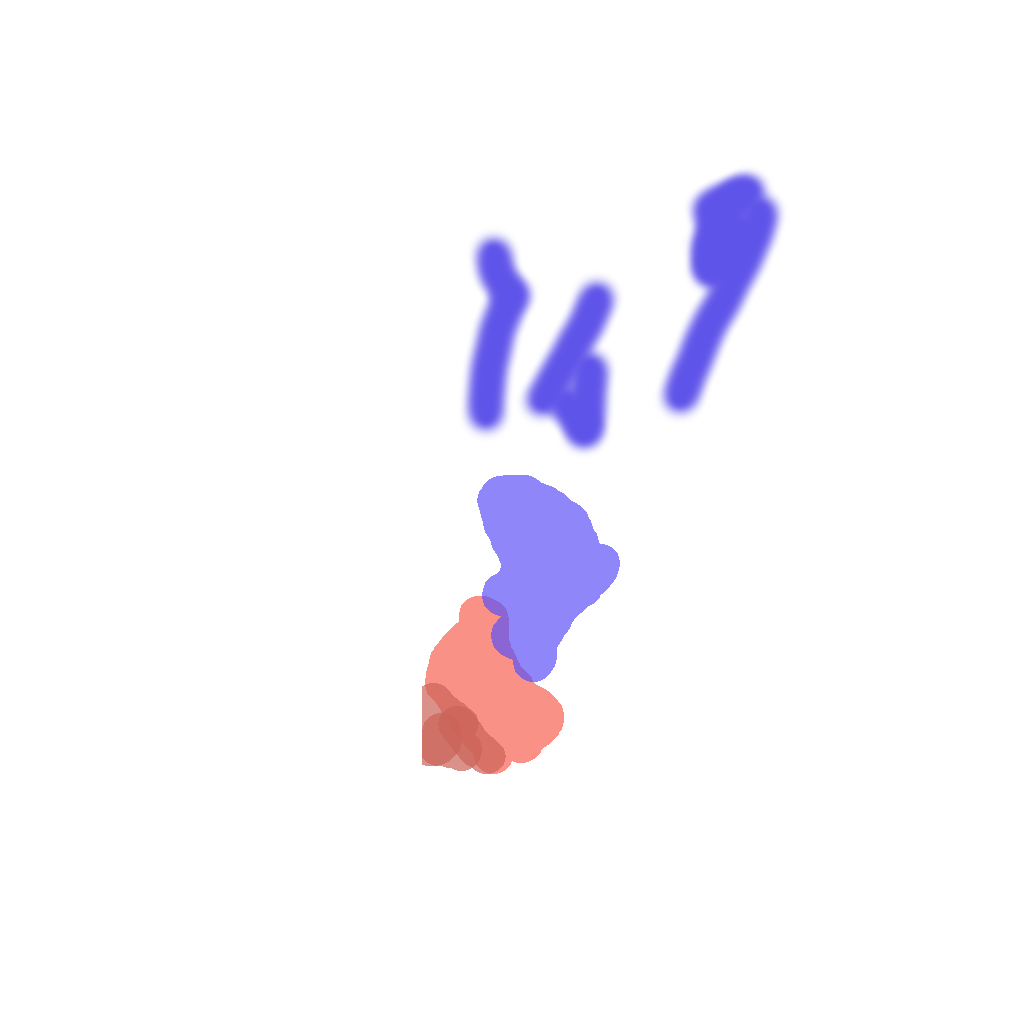
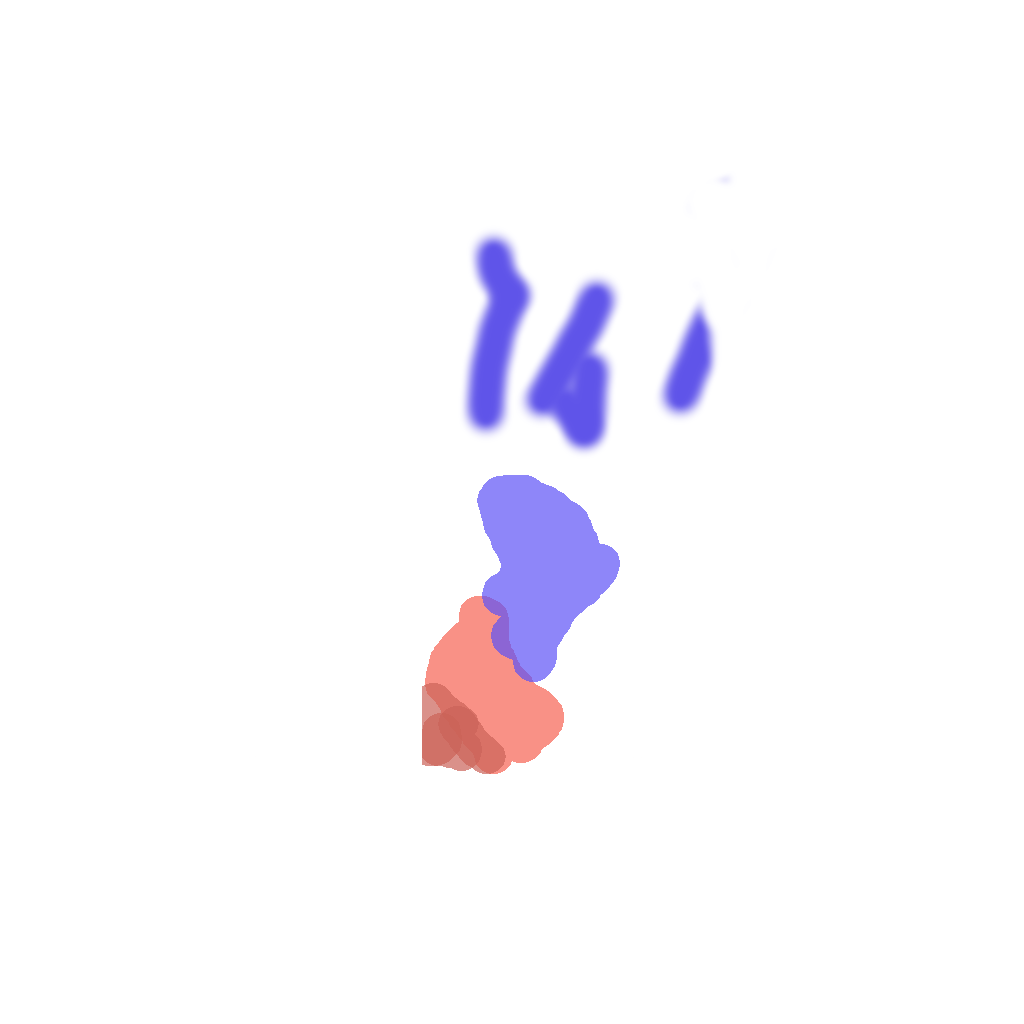
Before/after of a (1024, 1024) layered artwork. What changed in the layer stack:
painted on "ritmica" over [682,166,787,375]
